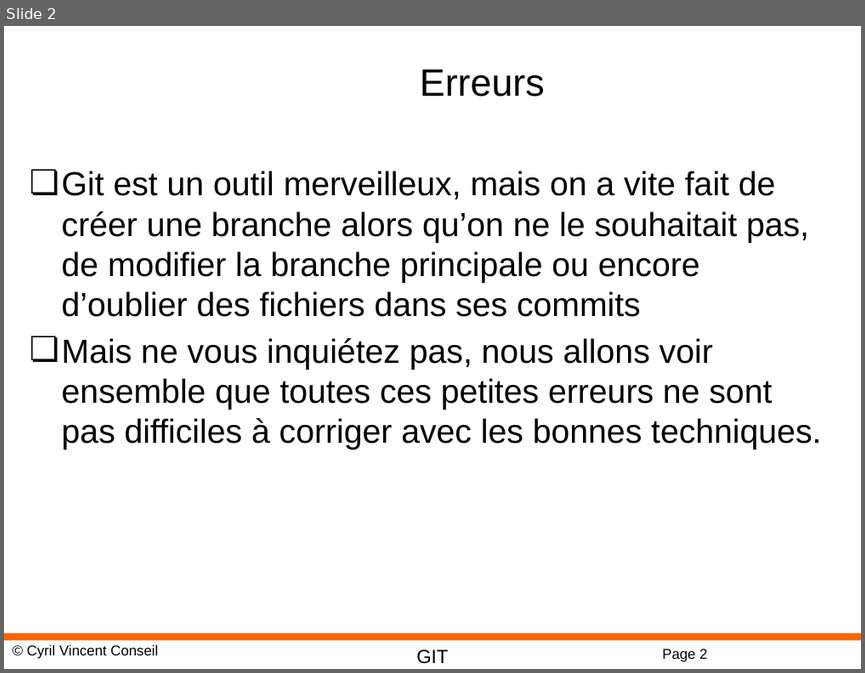
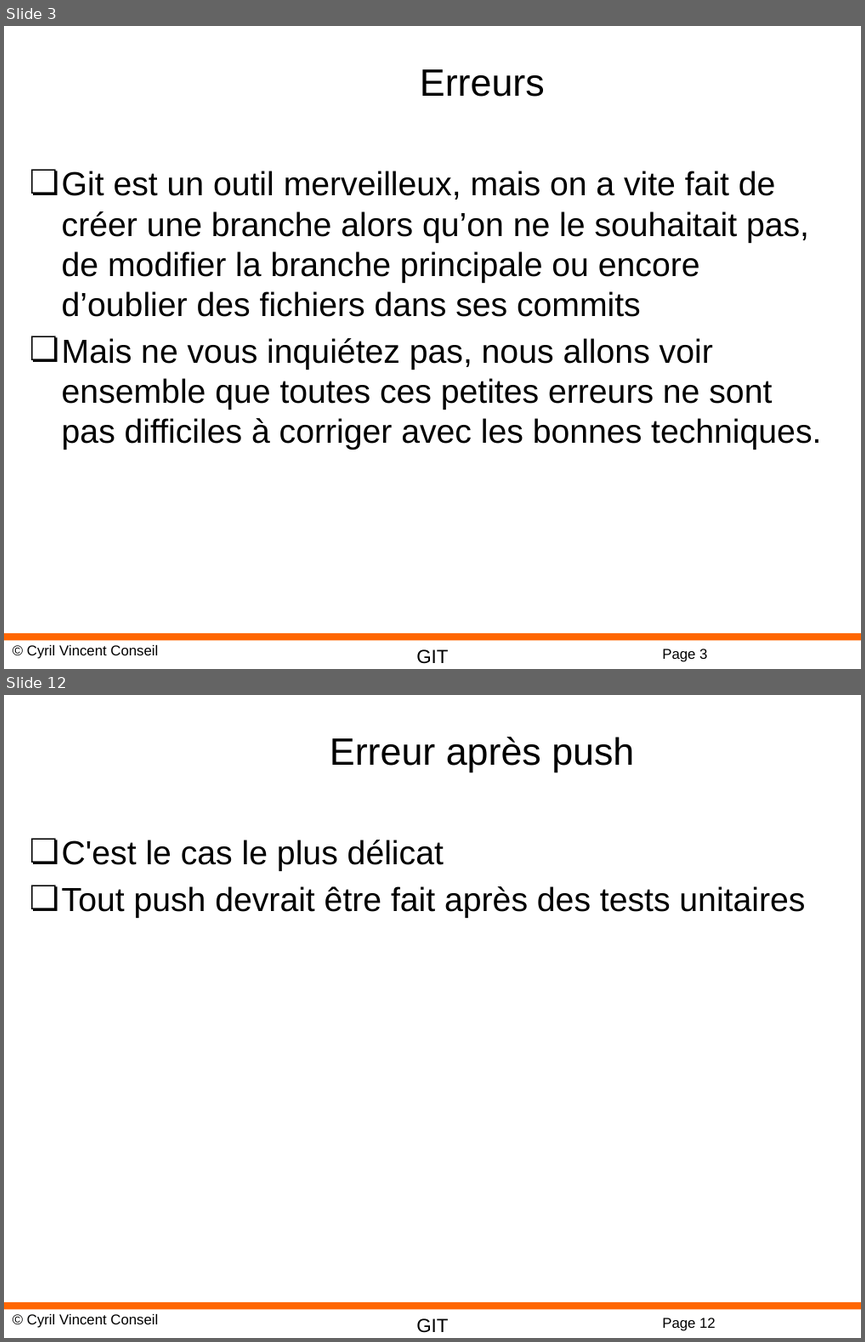
Before and after one commit to cyrilvincent/git, a slide deck: ppt/GIT05-Conflicts.pptx. Shown one above the other, each under a label of ours: slide 2 before the commit, slides 3 and 12 after it; the slides between them are not shown. The pictures are 865x673 and 865x1342 pixels, drawn with LibreOffice and Linux fonts; fonts in the diff are those of the drawing; background and template pictures are left out. Boxes give left, top, right and bottom in pixels: in the first picture for what was removed or moved away, otherwise in the second. Text is boxed around its words. In the diff, an @@ line names an element or a change of style, - is before the commit and + after.

```diff
--- a/ppt/GIT05-Conflicts.pptx
+++ b/ppt/GIT05-Conflicts.pptx
@@ slide 12 added at [4, 695, 861, 1338], background #FFFFFF; not listed: 4 template elements that a slide beside it also shows @@
@@ title added at [330, 737, 634, 772], 32 pt, text #000000 @@
+Erreur après push
@@ text added at [62, 839, 805, 918], 28 pt, text #000000 @@
+❏ C'est le cas le plus délicat
+❏ Tout push devrait être fait après des tests unitaires
@@ what was slide 2 is now slide 3 @@
@@ page number at [662, 648, 707, 662]: text changed @@
-Page 2
+Page 3
```
Also in this commit, not shown: 9 other slides added, 3 other files.
